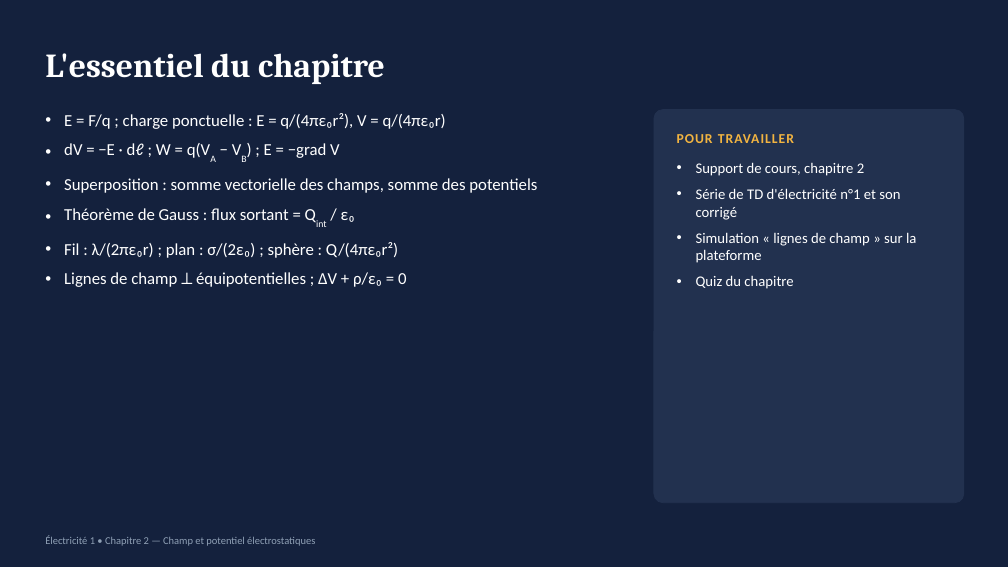
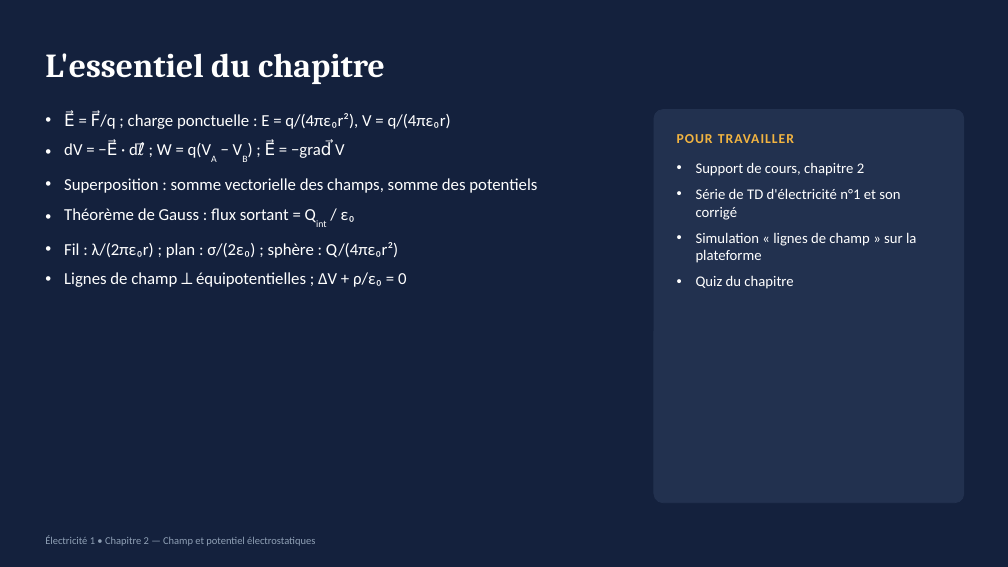
Before and after one commit to physiquefacile/physiquefacile.github.io, a slide deck: slide 21 of slides/Electricite_Chapitre_2_Champ_potentiel.pptx. Drawn at 1008x567 pixels with LibreOffice and Linux fonts; fonts in the diff are those of the drawing. Boxes give left, top, right and bottom in pixels: in the first picture for what was removed or moved away, otherwise in the second. Text is boxed around its words. In the diff, an @@ line names an element or a change of style, - is before the commit and + after.

```diff
--- a/slides/Electricite_Chapitre_2_Champ_potentiel.pptx
+++ b/slides/Electricite_Chapitre_2_Champ_potentiel.pptx
@@ text at (64,113,451,158): text changed @@
-• E = F/q ; charge ponctuelle : E = q/(4πε₀r²), V = q/(4πε₀r)
-• dV = −E · dℓ ; W = q(VA − VB) ; E = −grad V
+• E⃗ = F⃗/q ; charge ponctuelle : E = q/(4πε₀r²), V = q/(4πε₀r)
+• dV = −E⃗ · dℓ⃗ ; W = q(VA − VB) ; E⃗ = −grad⃗ V
```
Also in this commit, not shown: 7 other slides changed, 2 other files.
